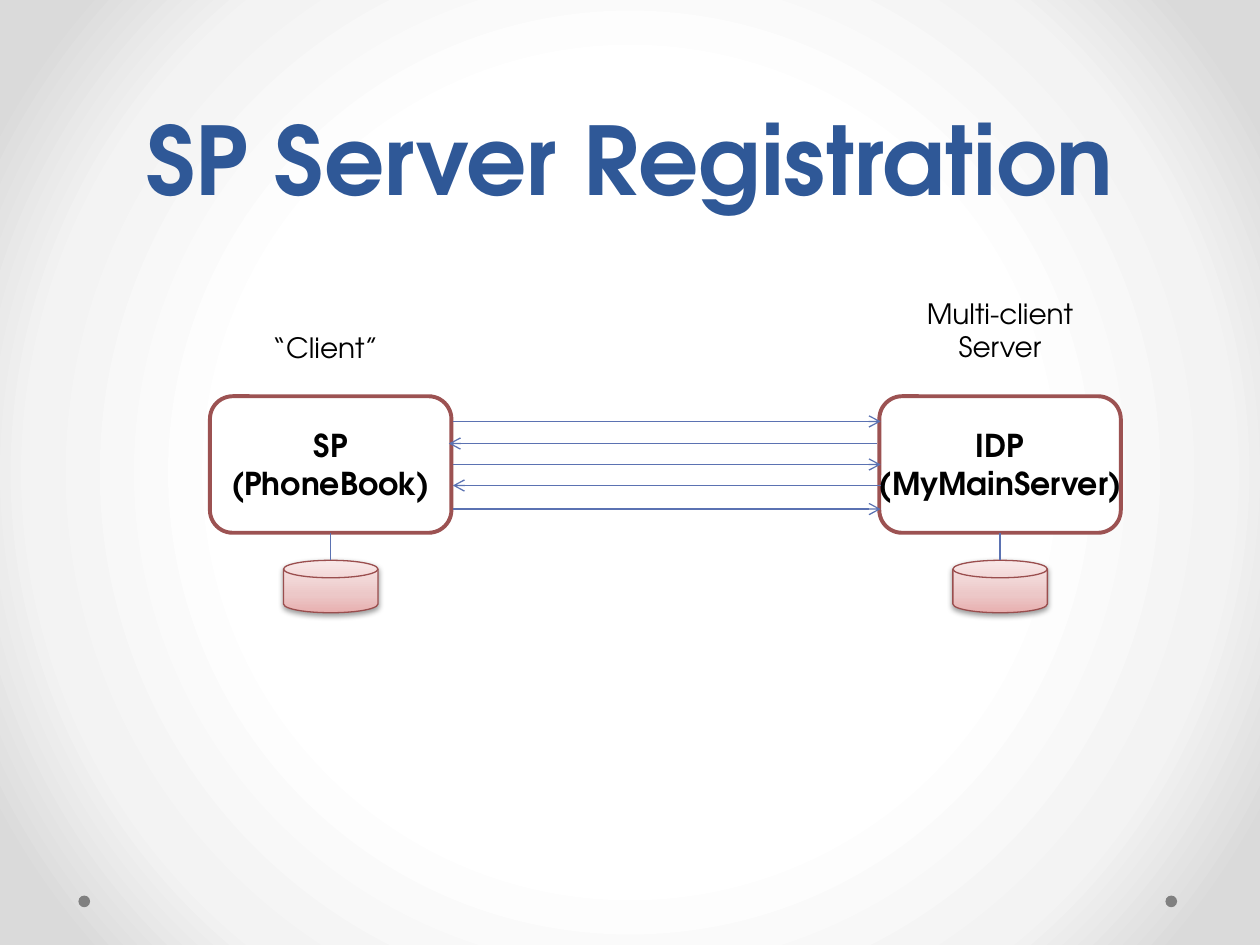
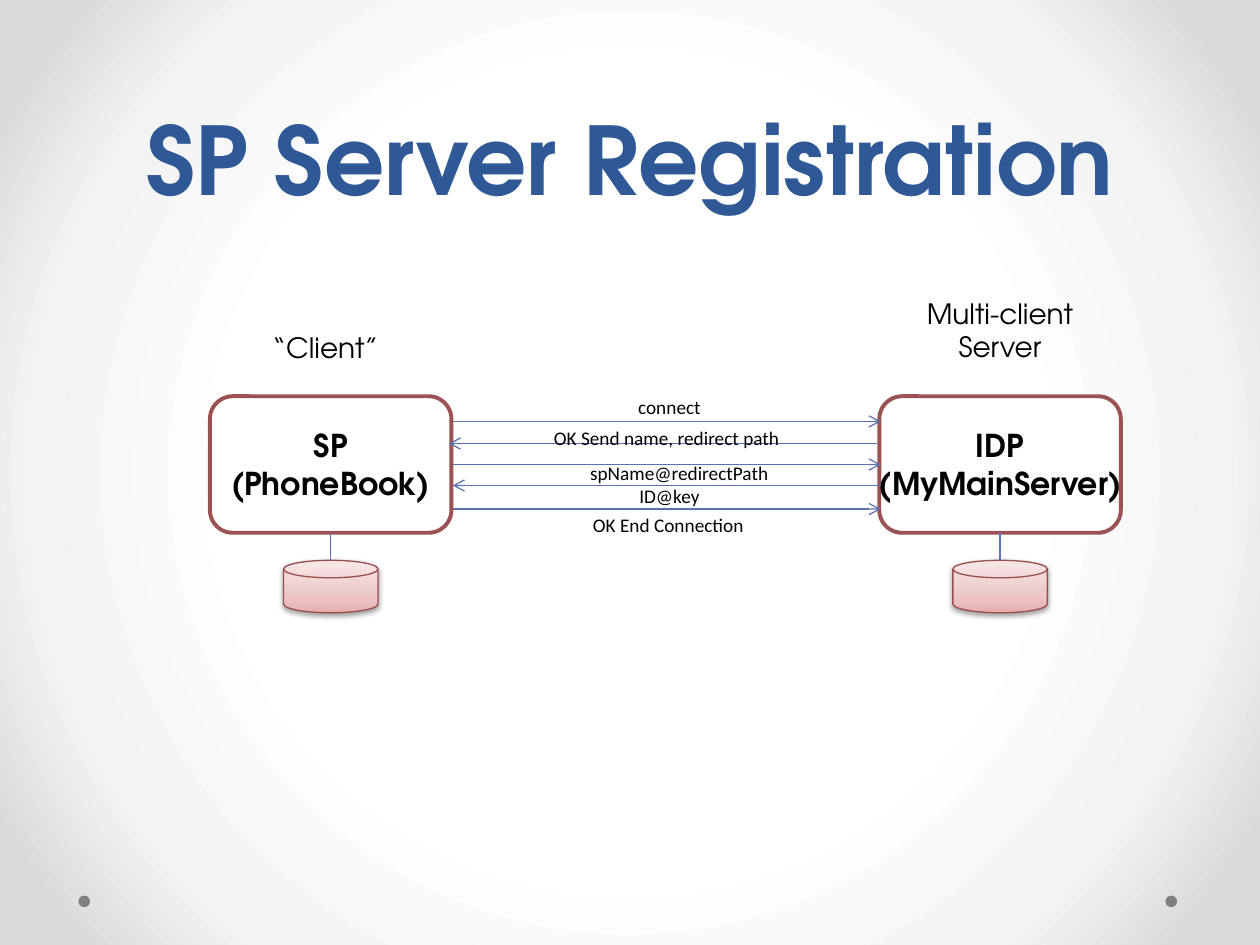
Before and after one commit to ELLE209/MyProject, a slide deck: slide 4 of project_presentation.pptx. Drawn at 1260x945 pixels with LibreOffice and Linux fonts; fonts in the diff are those of the drawing. Boxes give left, top, right and bottom in pixels: in the first picture for what was removed or moved away, otherwise in the second. Text is boxed around its words. In the diff, an @@ line names an element or a change of style, - is before the commit and + after.

```diff
--- a/project_presentation.pptx
+++ b/project_presentation.pptx
@@ text added at [638, 402, 701, 414], 11 pt, text #000000 @@
+connect
@@ text added at [554, 431, 779, 448], 11 pt, text #000000 @@
+OK Send name, redirect path
@@ text added at [590, 464, 768, 483], 11 pt, text #000000 @@
+spName@redirectPath
@@ text added at [639, 489, 699, 506], 11 pt, text #000000 @@
+ID@key
@@ text added at [593, 518, 743, 532], 11 pt, text #000000 @@
+OK End Connection
```
Also in this commit, not shown: 2 other slides changed, 10 other files.
